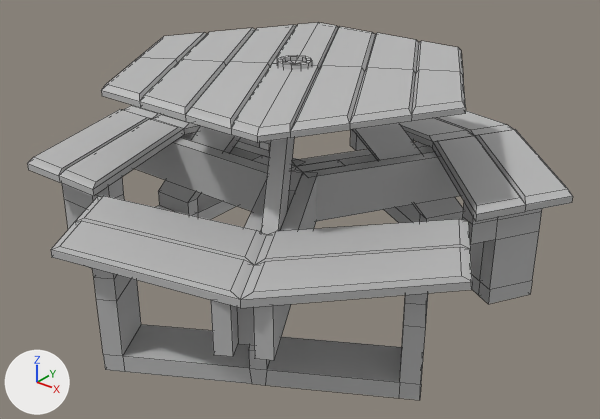
Renders of the FBX model Assets/Environment/Table.fbx from each side of a commit.
One viewpoint serves both versions: a 50 mm lens placed at (0.98, -1.227, 0.902), pointed at (0.012, -0.017, 0.151). Every picture has the same lights, and +X, +Y and +Z are marked at lower left. Mesh edges are drawn as thin lines. Where no turn or scale is listed for an object, it has been applied to the vertices.

The scene before the commit, as lines of its bpy script (objects in view):
```python
me_mesh = bpy.data.meshes.new('Mesh')
me_mesh.from_pydata(...)  # 561 vertices, 543 faces; spans x -0.548..0.496, y -0.541..0.541, z -0.199..0.264
me_mesh.materials.append(mat_lambert1)  # grey #bcbcbc
ob_table = bpy.data.objects.new('Table', me_mesh)
ob_table.location = (0.002, 0.0, 0.195)
```
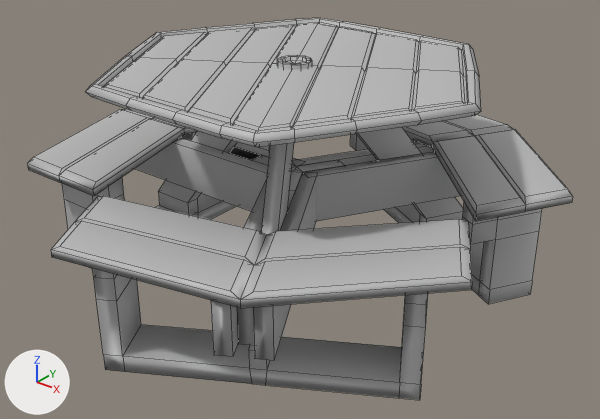
Commit message: Table Lip

Pixel boxes [x1, y1, x2, y2] of what changed, in the pictures (600 x 419 px; the box of a moved part takes in the faces that stretch with it):
'Table', reshaped
    before: [27, 23, 573, 400]
    after: [27, 18, 573, 400]
part 1 of me_mesh, moved or reshaped
    both: [252, 156, 345, 191]
part 2 of me_mesh, built on
    before: [101, 90, 466, 143]
    after: [85, 18, 481, 147]

Edits to the bpy script that builds the scene:
```text
Change me_mesh:
    used by ob_table; location = (0.002, 0.0, 0.195)
    remove me_mesh.from_pydata(...)  # 561 vertices, 543 faces; spans x -0.548..0.496, y -0.541..0.541, z -0.199..0.264
    add me_mesh.from_pydata(...)  # 681 vertices, 665 faces; spans x -0.548..0.496, y -0.541..0.541, z -0.199..0.264
    me_mesh part 1
    2 vertices are removed from x -0.026, y -0.018..0.016, z 0.033
    10 faces are deleted
    10 new faces join them
    me_mesh part 2
    20 faces are deleted
    83 vertices are added at x -0.417..0.386, y -0.354..0.352, z 0.236..0.258
    6 new vertices lie (0.0, 0.005, 0.0) away from vertices in x -0.147..0.067, y 0.322, z 0.236..0.247
    6 new vertices lie (0.0, -0.005, 0.0) away from vertices in x -0.099..0.116, y -0.324, z 0.236..0.247
    6 new vertices lie (0.005, -0.003, 0.0) away from vertices in x 0.198..0.305, y -0.276..-0.09, z 0.236..0.247
    9 new vertices lie (0.0, 0.0, 0.01) away from vertices in x -0.147..0.31, y -0.329..0.327, z 0.247
    6 new vertices lie (0.0, 0.016, 0.0) away from vertices in x -0.147..0.067, y 0.327, z 0.236..0.257
    6 new vertices lie (0.0, -0.015, 0.0) away from vertices in x -0.099..0.116, y -0.329, z 0.236..0.257
    142 new faces join them
    me_mesh part 3: the surface is now shaded smooth
```
